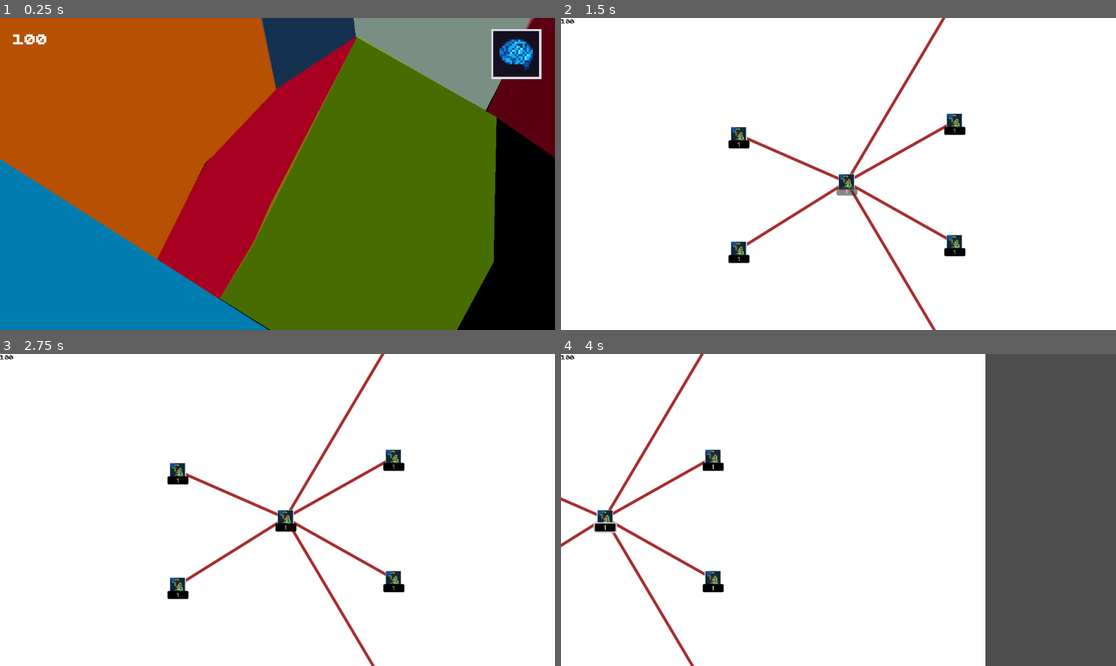
Above: before the commit, frames 1-4 (two rows, left to right).
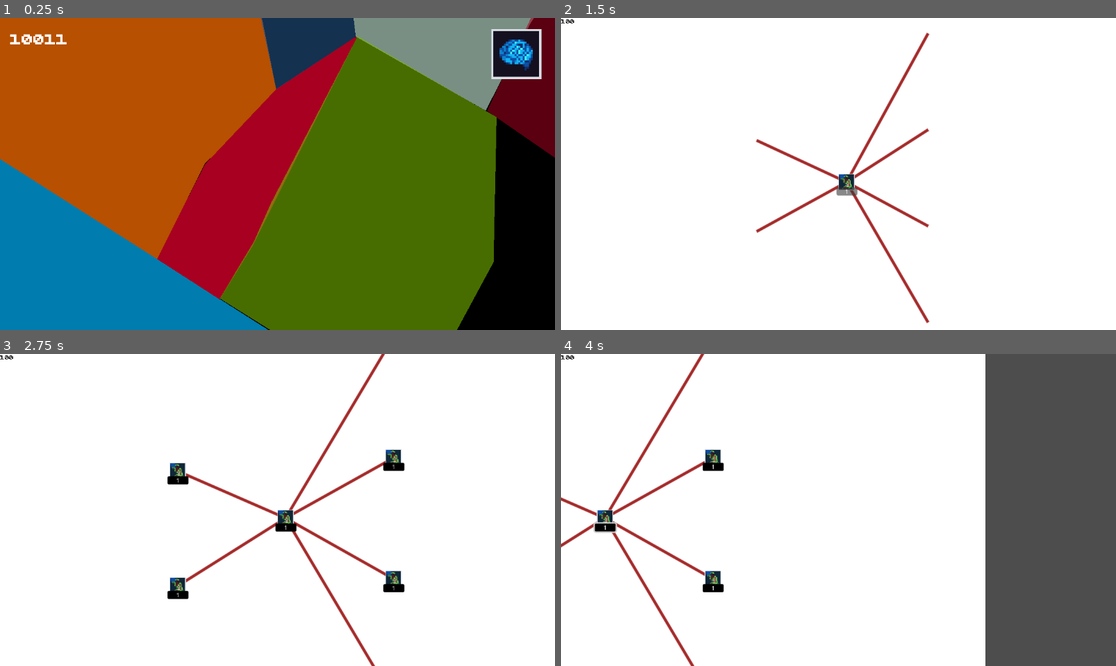
Above: after the commit, the same moments.

Repository: azizul987/Sawit-io
Game: Godot game, scene res://Scene/main.tscn
Two runs of this game, one before a commit and one after it. Both use one fixed random seed, a clock stepped at 60 frames per second and the inputs below.
Inputs (mouse positions are in pixels of both pictures, inside the frame that each line leads up to):
- Up to frame 1 (0.25 s): no input
- Up to frame 2 (1.5 s): click (1077, 55) at 0.5 s; click "1" at 1.25 s
- Up to frame 3 (2.75 s): click (283, 519) at 2.02 s
- Up to frame 4 (4 s): tap Enter at 2.75 s; move the mouse to (960, 494) at 2.77 s; hold Right (ui_right) 2.78-3.5 s; hold M (add_coin, bound only after the commit) 2.78-3.5 s; click (960, 494) at 2.92 s; drag from (727, 525) to (810, 572) at 3.52 s

The runs differ from the first frame. In frame 1, 0.2% of the frame differs, in the area x 1-13%, y 5-9%; in frame 2, 2.9%, in the area x 30-73%, y 0-100%; in frame 3, 0.4%; in frame 4, 0.3%.

Commit message:
add  debug  mode to  a game

Diff:
--- a/Logic/Data Templete/Data/Source/SkillObj.gd
+++ b/Logic/Data Templete/Data/Source/SkillObj.gd
@@ -3,3 +3,13 @@
 extends  Resource
 
 @export var skills:Array[skill]=[]
+func get_skill_by_id(target_id: String) -> skill:
+	var index := skills.find_custom(
+		func(data: skill) -> bool:
+			return data != null and data.id == target_id
+	)
+
+	if index == -1:
+		return null
+
+	return skills[index]
--- /dev/null
+++ b/Logic/skrip/global/debug.gd
@@ -0,0 +1,14 @@
+extends Node
+
+var  dev_mode:=false
+var allow_dev_mode:=OS.is_debug_build()
+
+func _input(event: InputEvent) -> void:
+	if not allow_dev_mode:
+		return
+	if event.is_action_pressed("toggle_dev_mode"):
+		dev_mode=!dev_mode
+		print("DEV MODE IS ",dev_mode)
+
+func is_active():
+	return dev_mode and  allow_dev_mode
--- a/Logic/skrip/global/point.gd
+++ b/Logic/skrip/global/point.gd
@@ -1,7 +1,7 @@
 extends Node
 
 
-var point =100
+var point =10011
 var cd=1
 func add_point(value):
 	point += value
--- a/Logic/skrip/skiil_canvas.gd
+++ b/Logic/skrip/skiil_canvas.gd
@@ -1,3 +1,4 @@
+@tool
 extends Control
 
 @onready var templete_button=preload("res://Logic/object_For_skrip/tempelete_button.tscn")
@@ -5,12 +6,18 @@
 
 var buttons_by_id: Dictionary = {}
 var opened_skill_ids: Array = []
+var line_progress_by_id: Dictionary = {}
 
 # Called when the node enters the scene tree for the first time.
 func _ready() -> void:
 	generate_skill_buttons()
 	await get_tree().process_frame
 	queue_redraw()
+
+func _input(event: InputEvent) -> void:
+	if Debug.is_active():
+		if event.is_action_pressed("add_coin"):
+			Point.add_point(100)
 
 func  generate_skill_buttons():
 	buttons_by_id.clear()
@@ -22,16 +29,20 @@
 		if data==null:
 			continue
 		var new_btn=templete_button.instantiate()
-		print("berhasil")
+		#print("berhasil")
 		add_child(new_btn)
 		buttons_by_id[data.id] = new_btn
 		new_btn.global_position = data.tree_position
 
 		if data.required_skill_ids.is_empty():
 			new_btn.visible = true
-			opened_skill_ids.append(data.id)
+			line_progress_by_id[data.id] = 1.0
+
+			if not opened_skill_ids.has(data.id):
+				opened_skill_ids.append(data.id)
 		else:
 			new_btn.visible = false
+			line_progress_by_id[data.id] = 0.0
 
 		new_btn.get_node("Button").pressed.connect(_on_skill_button_pressedd.bind(data.id))
 		urutan += 1
@@ -68,30 +79,98 @@
 			var image: Control = start_button.get_node("Image")
 			var start_position = image.get_global_rect().get_center() - global_position
 
+			var progress: float = float(
+				line_progress_by_id.get(data.id, 1.0)
+			)
+
+			var animated_end: Vector2 = start_position.lerp(
+				end_position,
+				progress
+			)
+
 			draw_line(
 				start_position,
-				end_position,
+				animated_end,
 				Color.BROWN,
 				3.0,
 				true
 			)
 
 func _on_skill_button_pressedd(skil_id):
-	Point.remove_point(2)
-	print(skil_id)
-	for data in skill_database.skills:
-		if data == null:
-			continue
+	#Point.remove_point(2)
+	var targetSkill:skill=skill_database.get_skill_by_id(skil_id)
+	#print(skil_id)
+	if targetSkill.cost[targetSkill.level]<=Point.point:
+		Point.remove_point(targetSkill.cost[targetSkill.level])
+		print(targetSkill.level)
+		targetSkill.level+=1
+		for data in skill_database.skills:
+			if data == null:
+				continue
+			if data.required_skill_ids.has(skil_id):
+				var new_btn = buttons_by_id.get(data.id) as Control
 
-		if data.required_skill_ids.has(skil_id):
-			var new_btn = buttons_by_id.get(data.id) as Control
+				if new_btn == null:
+					continue
 
-			if new_btn == null:
-				continue
+				new_btn.visible = true
+				if opened_skill_ids.has(data.id):
+					continue
 
-			new_btn.visible = true
+				opened_skill_ids.append(data.id)
+				unlock_skill_animated(data.id, new_btn)
+		queue_redraw()
+	else:
+		print("uang kurang")
+		print(Point.point)
+		print("kamu perlu ",targetSkill.cost[targetSkill.level])
 
-			if not opened_skill_ids.has(data.id):
-				opened_skill_ids.append(data.id)
 
+
+func _set_line_progress(
+	value: float,
+	skill_id: String
+) -> void:
+	line_progress_by_id[skill_id] = value
 	queue_redraw()
+
+
+func unlock_skill_animated(
+	skill_id: String,
+	button: Control
+) -> void:
+	line_progress_by_id[skill_id] = 0.0
+
+	button.visible = true
+	button.pivot_offset = button.size * 0.5
+	button.scale = Vector2(0.35, 0.35)
+	button.modulate.a = 0.0
+
+	# Animasi garis
+	var line_tween := create_tween()
+
+	line_tween.tween_method(
+		_set_line_progress.bind(skill_id),
+		0.0,
+		1.0,
+		0.45
+	).set_trans(Tween.TRANS_CUBIC).set_ease(Tween.EASE_OUT)
+
+	# Animasi tombol muncul
+	var button_tween := create_tween().set_parallel(true)
+
+	button_tween.tween_property(
+		button,
+		"scale",
+		Vector2.ONE,
+		0.35
+	).set_delay(0.20).set_trans(
+		Tween.TRANS_BACK
+	).set_ease(Tween.EASE_OUT)
+
+	button_tween.tween_property(
+		button,
+		"modulate:a",
+		1.0,
+		0.25
+	).set_delay(0.20)
--- a/project.godot
+++ b/project.godot
@@ -18,6 +18,7 @@
 [autoload]
 
 Point="*uid://cx0xu5apa8db3"
+Debug="*uid://ckwrku1l76rkv"
 
 [file_customization]
 
@@ -39,6 +40,16 @@
 , Object(InputEventMouseButton,"resource_local_to_scene":false,"resource_name":"","device":-1,"window_id":0,"alt_presse …(249 unchanged characters)…
 ]
 }
+toggle_dev_mode={
+"deadzone": 0.2,
+"events": [Object(InputEventKey,"resource_local_to_scene":false,"resource_name":"","device":-1,"window_id":0,"alt_pressed":false,"shift_pressed":false,"ctrl_pressed":false,"meta_pressed":false,"pressed":false,"keycode":0,"physical_keycode":4194330,"key_label":0,"unicode":0,"location":0,"echo":false,"script":null)
+]
+}
+add_coin={
+"deadzone": 0.2,
+"events": [Object(InputEventKey,"resource_local_to_scene":false,"resource_name":"","device":-1,"window_id":0,"alt_pressed":false,"shift_pressed":false,"ctrl_pressed":false,"meta_pressed":false,"pressed":false,"keycode":0,"physical_keycode":77,"key_label":0,"unicode":109,"location":0,"echo":false,"script":null)
+]
+}
 
 [physics]
 
Not shown, added: Logic/skrip/global/debug.gd.uid
